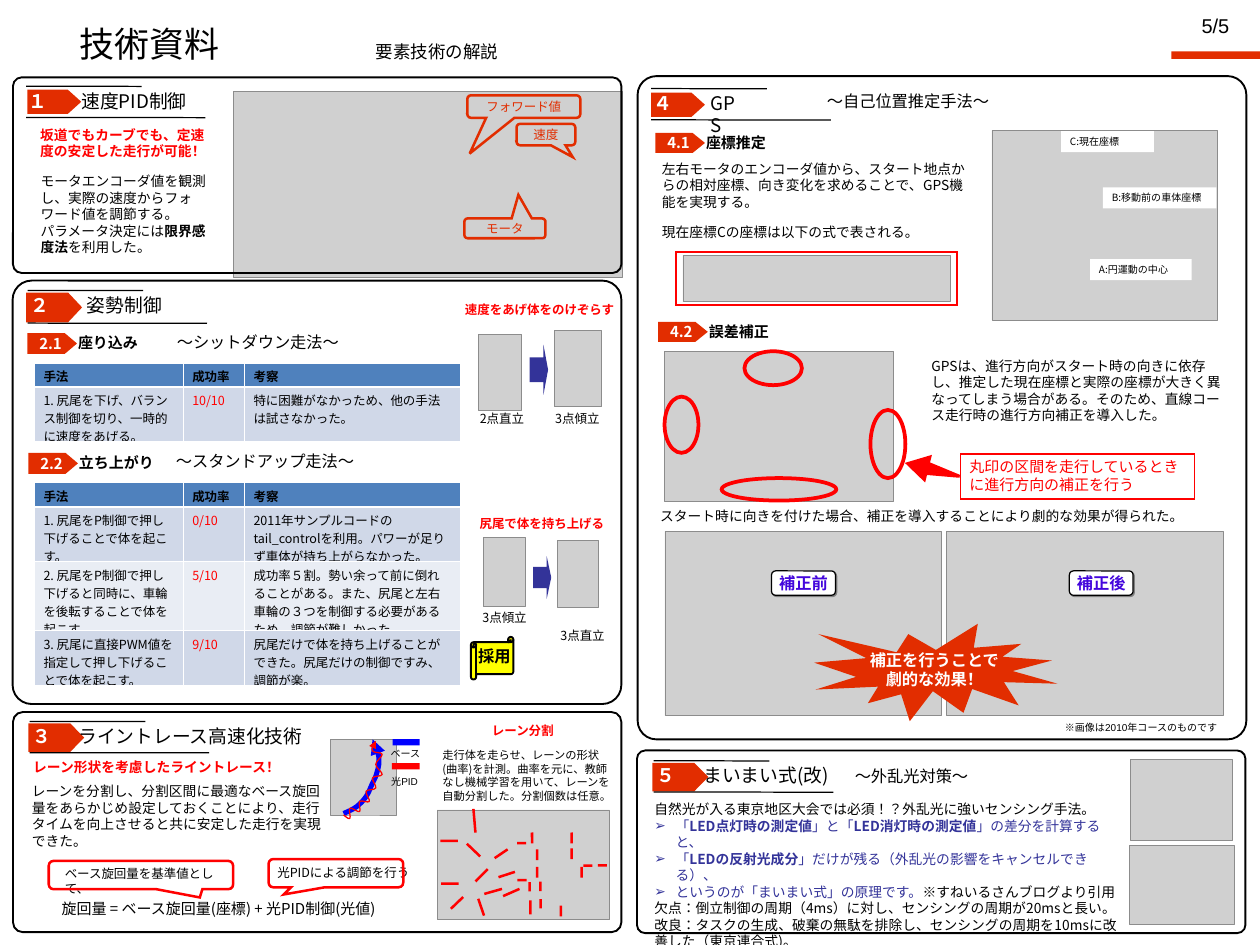
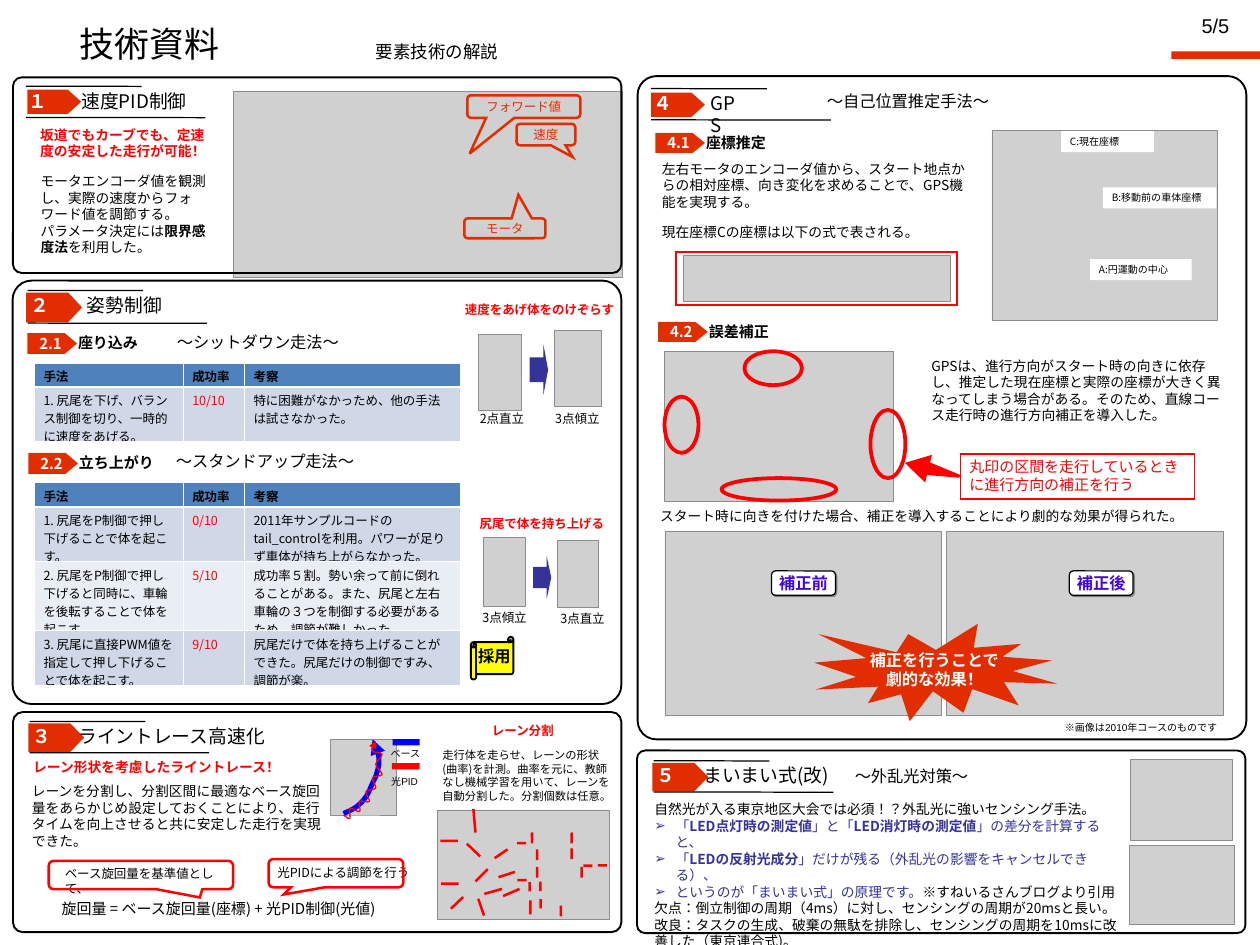
Before and after one commit to jrits/model2011, a slide deck: slide 1 of model_5/222_hamarobo_model_5.ppt. Drawn at 1260x945 pixels with LibreOffice and Linux fonts; fonts in the diff are those of the drawing; grey boxes stand for pictures; background and template pictures are left out. Boxes give left, top, right and bottom in pixels: in the first picture for what was removed or moved away, otherwise in the second. Text is boxed around its words. In the diff, an @@ line names an element or a change of style, - is before the commit and + after.

```diff
--- a/model_5/222_hamarobo_model_5.ppt
+++ b/model_5/222_hamarobo_model_5.ppt
@@ text "3点直立": place and size @@
-text "3点直立" at bbox=[560, 629, 604, 641]
+text "3点直立" at bbox=[560, 612, 604, 624]
@@ text at bbox=[78, 727, 265, 745]: text changed @@
-ライントレース高速化技術
+ライントレース高速化
```
Also in this commit, not shown: 2 other slides changed, 1 other file.
